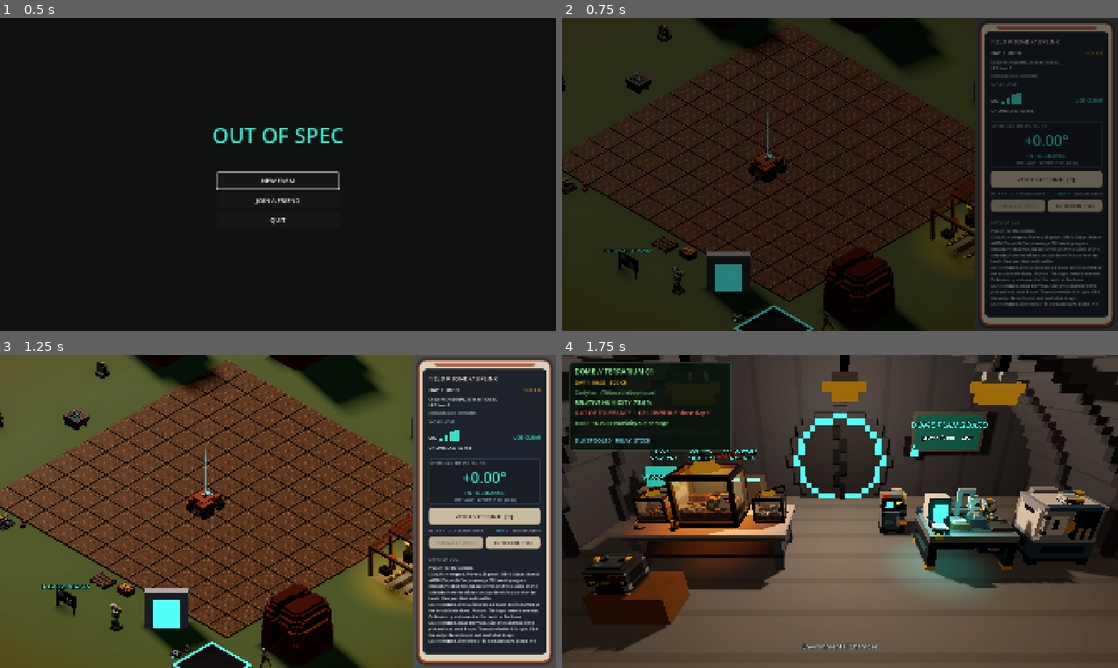
Above: before the commit, frames 1-4 (two rows, left to right).
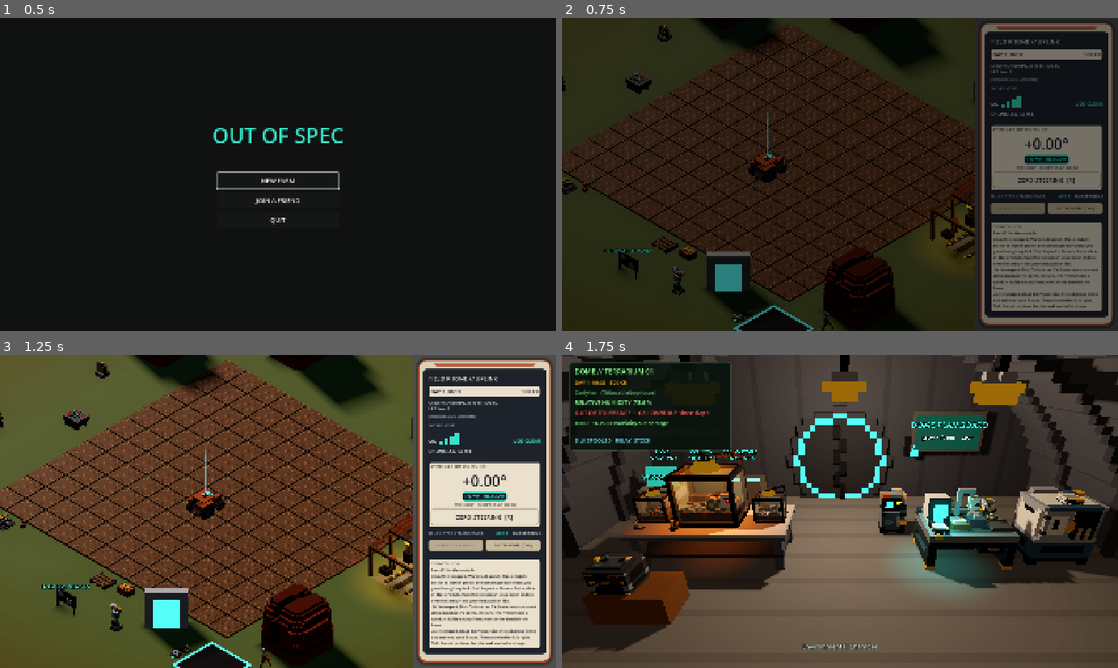
Above: after the commit, the same moments.

Repository: xlockeddown-glitch/out-of-spec
Game: Godot game, scene res://scenes/title_menu.tscn
The game is run twice, just before and just after one commit, with the same random seed, the same clock (stepped at 60 frames per second) and the same inputs.
Inputs:
- Up to frame 1 (0.5 s): no input
- Up to frame 2 (0.75 s): click "NEW FARM" at 0.5 s
- Up to frame 3 (1.25 s): no input
- Up to frame 4 (1.75 s): click "ENTER DOME [Tab]" at 1.25 s

Frame 1 is identical in both runs. In frame 2, 11% of the frame differs, in the area x 77-98%, y 10-94%; in frame 3, 12%; in frame 4, nothing differs.

Commit message:
Phone round 2: cream cards on the dark glass (Mix)
Co-Authored-By: Claude Sonnet 5.5 <noreply@anthropic.com>

Diff:
--- a/scripts/ui/field_phone_hud.gd
+++ b/scripts/ui/field_phone_hud.gd
@@ -167,6 +167,8 @@
 	clock_row.get_parent().move_child(_jobs_scroll, _gauge_label.get_index() + 1)
 	_jobs_box.minimum_size_changed.connect(_fit_jobs_scroll)
 	_card_the_drift()
+	_card_the_header()
+	_card_the_log()
 
 
 ## The case and the glass carry the Scope styles. They are set as overrides (copies
@@ -192,21 +194,84 @@
 	add_child(band)
 
 
-## The drift reading sits on a Scope card, as the bench's result does.
+## A cream card (ScopePhoneCard) with a VBox inside; margins are scaled by hand.
+func _make_card(card_name: String) -> VBoxContainer:
+	var card := PanelContainer.new()
+	card.name = card_name
+	card.theme_type_variation = ScopeTheme.PHONE_CARD
+	var cream := theme.get_stylebox(&"panel", ScopeTheme.PHONE_CARD).duplicate() as StyleBoxFlat
+	cream.set_content_margin_all(scaled(8.0))
+	card.add_theme_stylebox_override(&"panel", cream)
+	var rows := VBoxContainer.new()
+	card.add_child(rows)
+	return rows
+
+
+func _ink(label: Label, color: Color = ScopeTheme.CARD_INK) -> void:
+	label.add_theme_color_override(&"font_color", color)
+
+
+## The drift reading sits on a cream card: the number big in dark ink, the state a
+## coloured chip, the zero key outlined.
 func _card_the_drift() -> void:
 	var content: Node = _drift_value.get_parent()
 	var first: Node = content.get_node("DriftCaption")
-	var card := PanelContainer.new()
-	card.name = "DriftCard"
-	var edge := ScopeTheme.card_box()
-	edge.set_content_margin_all(scaled(8.0))
-	card.add_theme_stylebox_override(&"panel", edge)
-	var rows := VBoxContainer.new()
-	card.add_child(rows)
+	var rows := _make_card("DriftCard")
+	var card: Node = rows.get_parent()
 	content.add_child(card)
 	content.move_child(card, first.get_index())
-	for node: Node in [first, _drift_value, _status_label, _tolerance_label]:
+	var chip := PanelContainer.new()
+	chip.name = "StatusChip"
+	chip.size_flags_horizontal = Control.SIZE_SHRINK_CENTER
+	chip.add_theme_stylebox_override(&"panel", _chip_style(COLOR_OK))
+	for node: Node in [first, _drift_value, _status_label, _tolerance_label, _zero_button]:
 		node.reparent(rows, false)
+	# The chip goes where the status label was.
+	rows.add_child(chip)
+	rows.move_child(chip, _status_label.get_index())
+	_status_label.reparent(chip, false)
+	_ink(first as Label, ScopeTheme.CARD_INK_MUTED)
+	_ink(_drift_value)
+	_ink(_tolerance_label, ScopeTheme.CARD_INK_MUTED)
+	_status_label.add_theme_color_override(&"font_color", COLOR_OK)
+	_zero_button.theme_type_variation = ScopeTheme.PHONE_KEY_OUTLINE
+
+
+func _chip_style(state: Color) -> StyleBoxFlat:
+	var style := ScopeTheme.state_chip_box(state)
+	style.content_margin_left = scaled(12.0)
+	style.content_margin_right = scaled(12.0)
+	style.content_margin_top = scaled(2.0)
+	style.content_margin_bottom = scaled(2.0)
+	return style
+
+
+## Day, time and credits on one cream card.
+func _card_the_header() -> void:
+	var row: Node = _credits_label.get_parent()
+	var content: Node = row.get_parent()
+	var rows := _make_card("HeaderCard")
+	var card: Node = rows.get_parent()
+	content.add_child(card)
+	content.move_child(card, row.get_index())
+	row.reparent(rows, false)
+	_ink(_clock_label)
+	_ink(_credits_label)
+
+
+## The dispatch log on a cream card.
+func _card_the_log() -> void:
+	var caption: Node = _log_label.get_parent().get_node("LogCaption")
+	var content: Node = _log_label.get_parent()
+	var rows := _make_card("LogCard")
+	var card := rows.get_parent() as Control
+	card.size_flags_vertical = Control.SIZE_EXPAND_FILL
+	content.add_child(card)
+	content.move_child(card, caption.get_index())
+	caption.reparent(rows, false)
+	_log_label.reparent(rows, false)
+	_ink(caption as Label, ScopeTheme.CARD_INK_MUTED)
+	_ink(_log_label)
 
 
 ## Scales what the scene file sets by hand (written at the original size):
@@ -284,7 +349,8 @@
 
 func set_credits(credits: int) -> void:
 	_credits_label.text = "%s CR" % SP811.integer(credits)
-	_credits_label.add_theme_color_override("font_color", COLOR_FAIL if credits < 0 else COLOR_WARN)
+	# On cream: dark ink, a deep red only when the lab is in debt.
+	_credits_label.add_theme_color_override("font_color", ScopeTheme.CARD_ALERT if credits < 0 else ScopeTheme.CARD_INK)
 
 
 ## e.g. "TRUSTED, 40 % to ACCREDITED" from GameState.credibility_text(), and
@@ -455,5 +521,6 @@
 
 func _set_status(text: String, color: Color) -> void:
 	_status_label.text = text
+	# The state is the chip (dark pill, state colour); the reading stays dark ink.
 	_status_label.add_theme_color_override("font_color", color)
-	_drift_value.add_theme_color_override("font_color", color)
+	(_status_label.get_parent() as PanelContainer).add_theme_stylebox_override(&"panel", _chip_style(color))
--- a/scripts/ui/scope_theme.gd
+++ b/scripts/ui/scope_theme.gd
@@ -26,6 +26,11 @@
 const INK: Color = Color("#EEF6F4")
 const INK_MUTED: Color = Color("#98AAB9")
 const INK_DIM: Color = Color("#6A7C8C")
+## Dark ink for text on the cream phone cards (the light INK would vanish there),
+## and a deep red for a negative figure on cream.
+const CARD_INK: Color = Color("#1D222B")
+const CARD_INK_MUTED: Color = Color("#4A4336")
+const CARD_ALERT: Color = Color("#9B1C23")
 
 ## Theme type variations a panel names with `theme_type_variation`.
 const SHELL: StringName = &"ScopeShell"
@@ -39,6 +44,9 @@
 const PHONE_GLASS: StringName = &"ScopePhoneGlass"
 const PHONE_KEY: StringName = &"ScopePhoneKey"
 const PHONE_BAND: StringName = &"ScopePhoneBand"
+## A cream card on the phone's dark glass, and its outlined key.
+const PHONE_CARD: StringName = &"ScopePhoneCard"
+const PHONE_KEY_OUTLINE: StringName = &"ScopePhoneKeyOutline"
 
 ## The focus ring: thick, teal, with a soft glow [PLACEHOLDER].
 const FOCUS_BORDER: int = 5
@@ -85,6 +93,14 @@
 ## A small tag: fill, border and text colour for the chip's own Label.
 static func chip_box(border: Color, fill: Color = GLASS_DEEP) -> StyleBoxFlat:
 	var style := box(fill, border, 2, 6, 6)
+	style.content_margin_top = 2
+	style.content_margin_bottom = 2
+	return style
+
+
+## The state chip on a cream card: a dark pill with the state colour as text and edge.
+static func state_chip_box(state: Color) -> StyleBoxFlat:
+	var style := box(GLASS_DEEP, state, 2, 8, 8)
 	style.content_margin_top = 2
 	style.content_margin_bottom = 2
 	return style
@@ -124,6 +140,8 @@
 	var band := box(TERRA, TERRA_DARK, 2, 7, 0)
 	band.border_width_bottom = 4
 	_variation(t, PHONE_BAND, &"PanelContainer", &"panel", band)
+	# A cream card: putty top colour, small radius, thin dark edge [PLACEHOLDER].
+	_variation(t, PHONE_CARD, &"PanelContainer", &"panel", box(ENAMEL_TOP, CARD_INK, 2, 6, 8))
 	# Labels: ink on the glass; a caption and a title.
 	t.set_color(&"font_color", &"Label", INK)
 	t.set_type_variation(CAPTION, &"Label")
@@ -151,6 +169,18 @@
 		key.border_width_right = 2
 		key.border_width_bottom = 2 if state == &"pressed" else 3 if state == &"disabled" else 4
 		t.set_stylebox(state, PHONE_KEY, key)
+	# The outlined key for a cream card: clear face, putty edge, dark ink.
+	t.set_type_variation(PHONE_KEY_OUTLINE, &"Button")
+	for state: StringName in [&"normal", &"hover", &"pressed", &"disabled"]:
+		var key: StyleBoxFlat = (t.get_stylebox(state, PHONE_KEY) as StyleBoxFlat).duplicate() as StyleBoxFlat
+		key.bg_color = Color(ENAMEL_INSET, 0.0 if state == &"normal" else 0.45 if state == &"hover" else 0.8)
+		key.border_color = ENAMEL_LIP
+		key.set_border_width_all(2)
+		key.border_width_bottom = 2 if state == &"pressed" else 4
+		t.set_stylebox(state, PHONE_KEY_OUTLINE, key)
+	for color_name: StringName in [&"font_color", &"font_hover_color", &"font_pressed_color", &"font_focus_color"]:
+		t.set_color(color_name, PHONE_KEY_OUTLINE, CARD_INK)
+	t.set_color(&"font_disabled_color", PHONE_KEY_OUTLINE, CARD_INK_MUTED)
 	# The drop-down list.
 	t.set_stylebox(&"panel", &"PopupMenu", box(GLASS_DEEP, TEAL, 2, 6, 6))
 	t.set_stylebox(&"hover", &"PopupMenu", box(Color(TEAL, 0.25), TEAL, 0, 4, 4))
--- a/tests/test_phone_scope.gd
+++ b/tests/test_phone_scope.gd
@@ -30,10 +30,42 @@
 		problem = "The screen must be the dark Scope glass."
 	elif (band.get_theme_stylebox("panel") as StyleBoxFlat).bg_color != ScopeTheme.TERRA:
 		problem = "The band across the top must be terracotta."
-	elif hud._zero_button.theme_type_variation != ScopeTheme.PHONE_KEY 			or (hud._zero_button.get_theme_stylebox("normal") as StyleBoxFlat).content_margin_left != 8.0:
-		problem = "The keys must be the small phone keys."
+	elif hud._zero_button.theme_type_variation != ScopeTheme.PHONE_KEY_OUTLINE 			or (hud._zero_button.get_theme_stylebox("normal") as StyleBoxFlat).content_margin_left != 8.0:
+		problem = "The zero key must be the small outlined phone key."
 	elif (hud._zero_button.get_theme_stylebox("normal") as StyleBoxFlat).border_width_bottom > 4:
 		problem = "The phone keys' bottom edge must fit their small margins."
+	_free(hud)
+	return problem
+
+
+func test_the_cards_are_cream_with_dark_ink_and_a_state_chip() -> String:
+	var hud: FieldPhoneHUD = _hud()
+	var problem: String = ""
+	var cards: Array[PanelContainer] = []
+	for card_name: String in ["HeaderCard", "DriftCard", "LogCard"]:
+		cards.append(hud.get_node("Bezel/Screen/Content/" + card_name) as PanelContainer)
+	var texts: Array[Label] = [hud._clock_label, hud._credits_label, hud._drift_value, hud._tolerance_label, hud._log_label]
+	hud.set_credits(5)
+	for card: PanelContainer in cards:
+		if card.theme_type_variation != ScopeTheme.PHONE_CARD:
+			problem = "%s must carry ScopePhoneCard." % card.name
+		elif (card.get_theme_stylebox("panel") as StyleBoxFlat).bg_color != ScopeTheme.ENAMEL_TOP:
+			problem = "%s must be cream." % card.name
+	for label: Label in texts:
+		if problem == "" and label.get_theme_color("font_color") == ScopeTheme.INK:
+			problem = "Text on a card must be dark ink, not the light INK: %s" % label.name
+	var chip: PanelContainer = hud._status_label.get_parent()
+	var cases: Array = [[DriftingSensor.Band.IN_BAND, ScopeTheme.TEAL], [DriftingSensor.Band.GUARDBAND, ScopeTheme.AMBER],
+		[DriftingSensor.Band.OUT_OF_TOLERANCE, ScopeTheme.RED]]
+	for entry: Array in cases:
+		hud.set_drift(0.3, entry[0])
+		var want: Color = entry[1]
+		if problem == "" and (hud._status_label.get_theme_color("font_color") != want 				or (chip.get_theme_stylebox("panel") as StyleBoxFlat).border_color != want 				or (chip.get_theme_stylebox("panel") as StyleBoxFlat).bg_color != ScopeTheme.GLASS_DEEP):
+			problem = "The state chip must follow the band %d." % entry[0]
+	if problem == "" and chip.get_parent().get_parent().name != &"DriftCard":
+		problem = "The chip must sit on the drift card."
+	if problem == "" and hud._clock_label.get_parent().get_parent().get_parent() != cards[0]:
+		problem = "Day, time and credits must sit on the header card."
 	_free(hud)
 	return problem
 
Not shown, changed: docs/decisions.md
